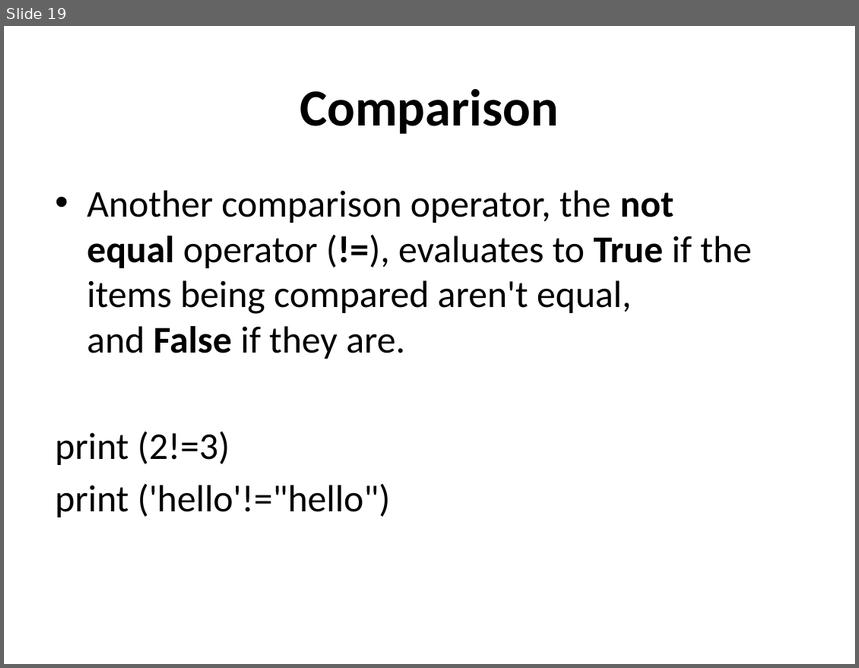
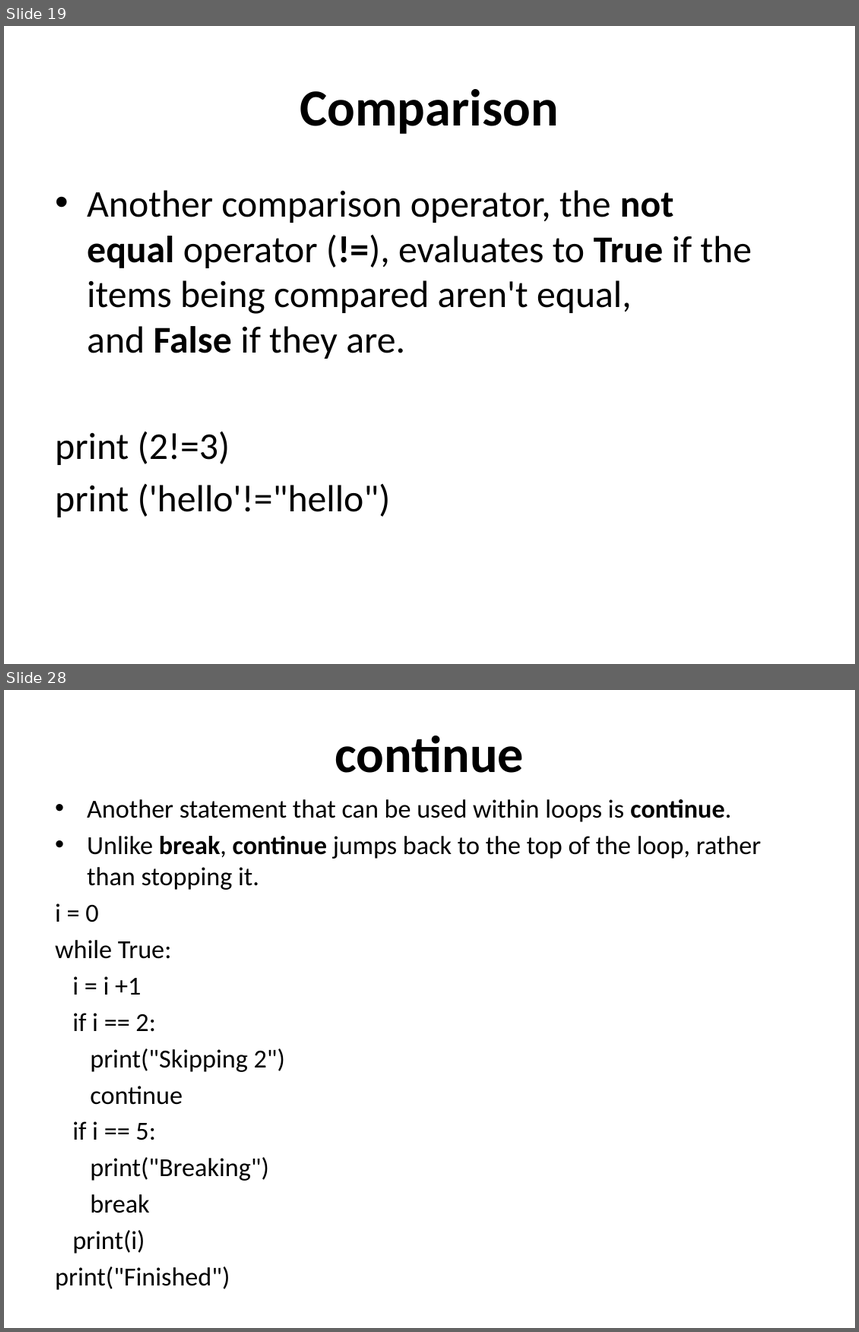
Before and after one commit to sip11/python, a slide deck: What is Python.pptx. Shown one above the other, each under a label of ours: slide 19 before the commit, slides 19 and 28 after it; the slides between them are not shown. The pictures are 859x668 and 859x1332 pixels, drawn with LibreOffice and Linux fonts; fonts in the diff are those of the drawing. Boxes give left, top, right and bottom in pixels: in the first picture for what was removed or moved away, otherwise in the second. Text is boxed around its words. In the diff, an @@ line names an element or a change of style, - is before the commit and + after.

```diff
--- a/What is Python.pptx
+++ b/What is Python.pptx
@@ slide 28 added at (4, 690, 855, 1328), background #FFFFFF @@
@@ title added at (335, 736, 524, 773), 44 pt, text #000000, bold @@
+continue
@@ text added at (55, 799, 761, 1290), 22 pt, text #000000 @@
+• Another statement that can be used within loops is continue.
+• Unlike break, continue jumps back to the top of the loop, rather than stopping it.
+i = 0
+while True:
+i = i +1
+if i == 2:
+print("Skipping 2")
+continue
+if i == 5:
+print("Breaking")
+break
+print(i)
+print("Finished")
```
Also in this commit, not shown: 1 slide changed, 8 other slides added, 1 slide removed.
